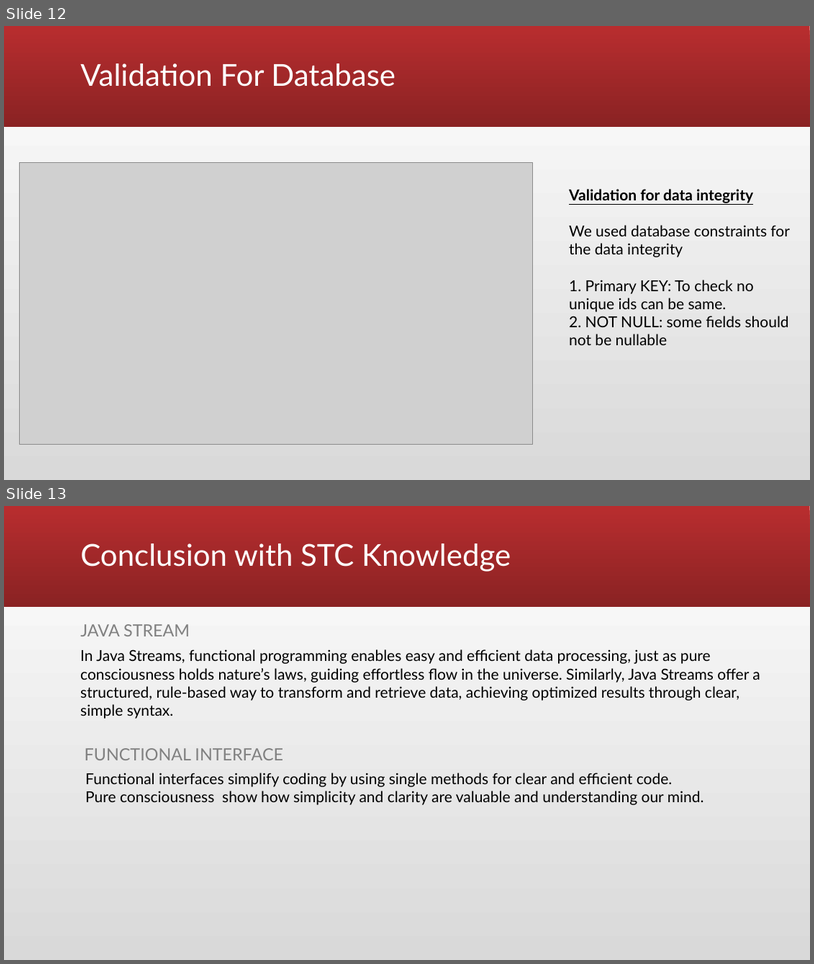
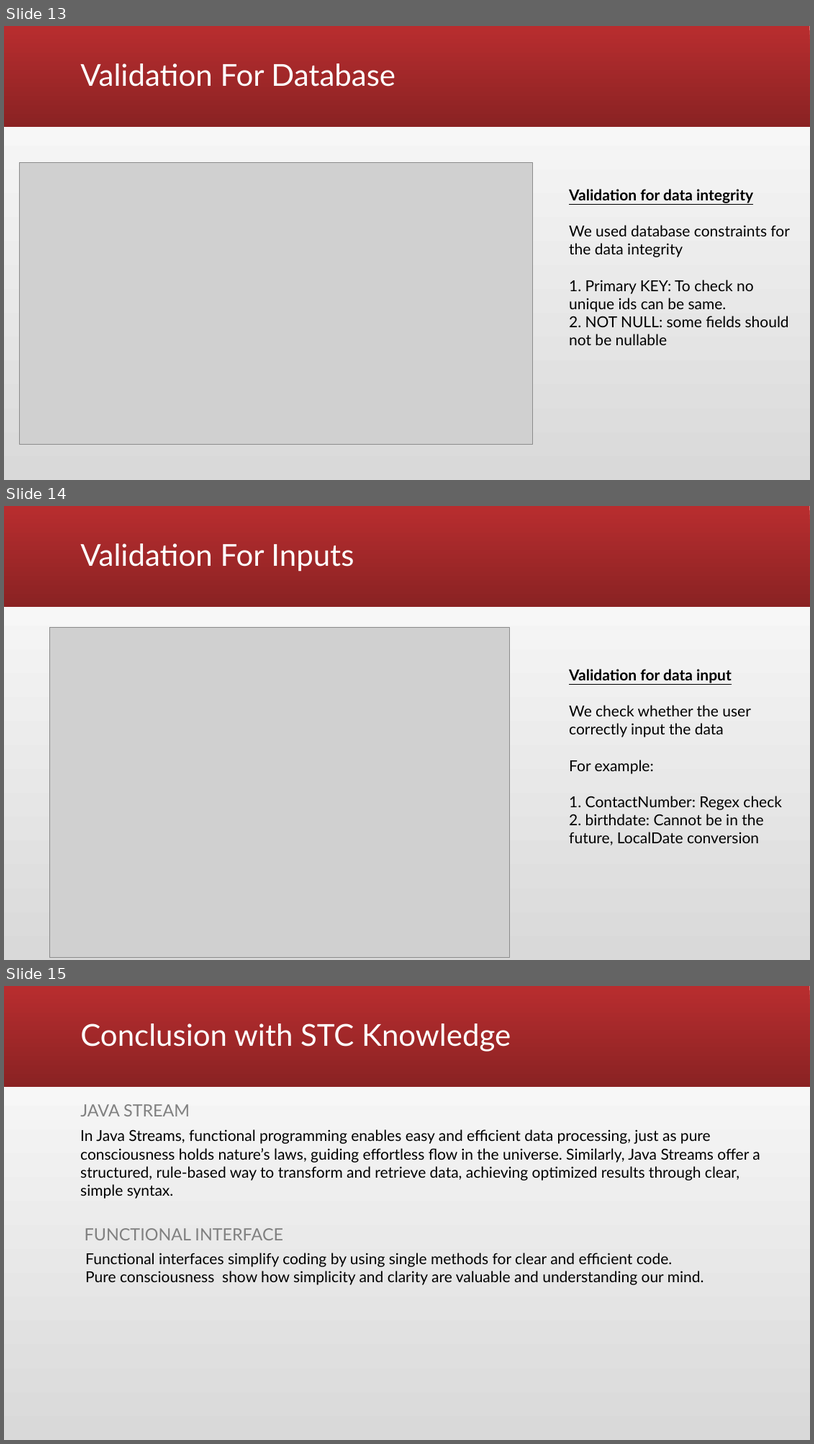
Before and after one commit to ssuheesh/MPP-labs, a slide deck: Project/Hospital Appointment System.pptx. Shown one above the other, each under a label of ours: slides 12 and 13 before the commit, slides 13, 14 and 15 after it. The pictures are 814x964 and 814x1444 pixels, drawn with LibreOffice and Linux fonts; fonts in the diff are those of the drawing; grey boxes stand for pictures. Boxes give left, top, right and bottom in pixels: in the first picture for what was removed or moved away, otherwise in the second. Text is boxed around its words. In the diff, an @@ line names an element or a change of style, - is before the commit and + after.

Commit message:
ppt done

```diff
--- a/Project/Hospital Appointment System.pptx
+++ b/Project/Hospital Appointment System.pptx
@@ slide 14 added at <box>4,506,810,960</box>, background gradient #D9D9D9 to #FFFFFF; not listed: 1 template element that a slide beside it also shows @@
@@ title added at <box>80,543,354,572</box>, 36 pt, text #FFFFFF @@
+Validation For Inputs
@@ picture added at <box>49,627,510,957</box> @@
@@ text added at <box>569,669,782,845</box>, 18 pt, text #000000 @@
+Validation for data input
+We check whether the user correctly input the data
+For example:
+1. ContactNumber: Regex check
+2. birthdate: Cannot be in the future, LocalDate conversion
@@ what was slide 12 is now slide 13 @@
@@ what was slide 13 is now slide 15 @@
```
Also in this commit, not shown: 1 other slide added.
